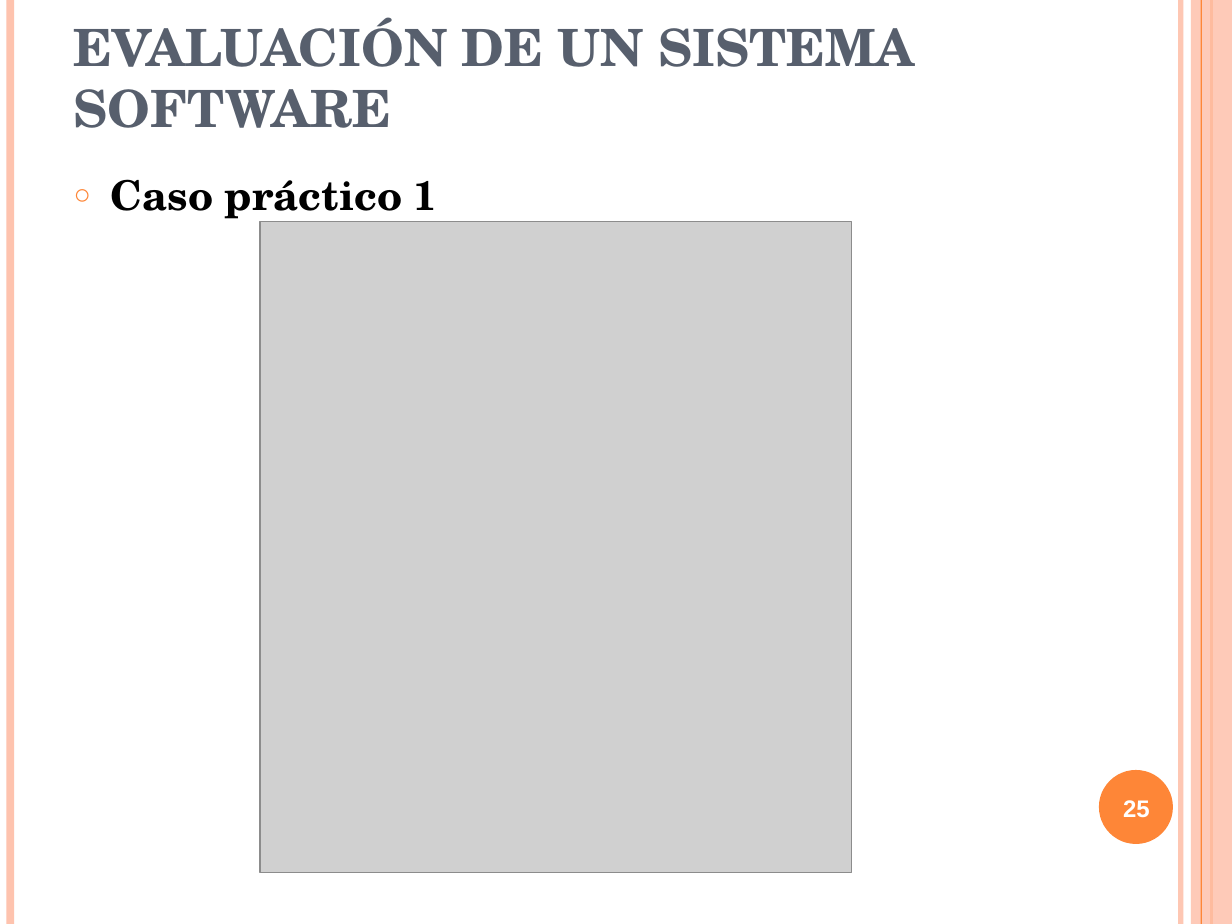
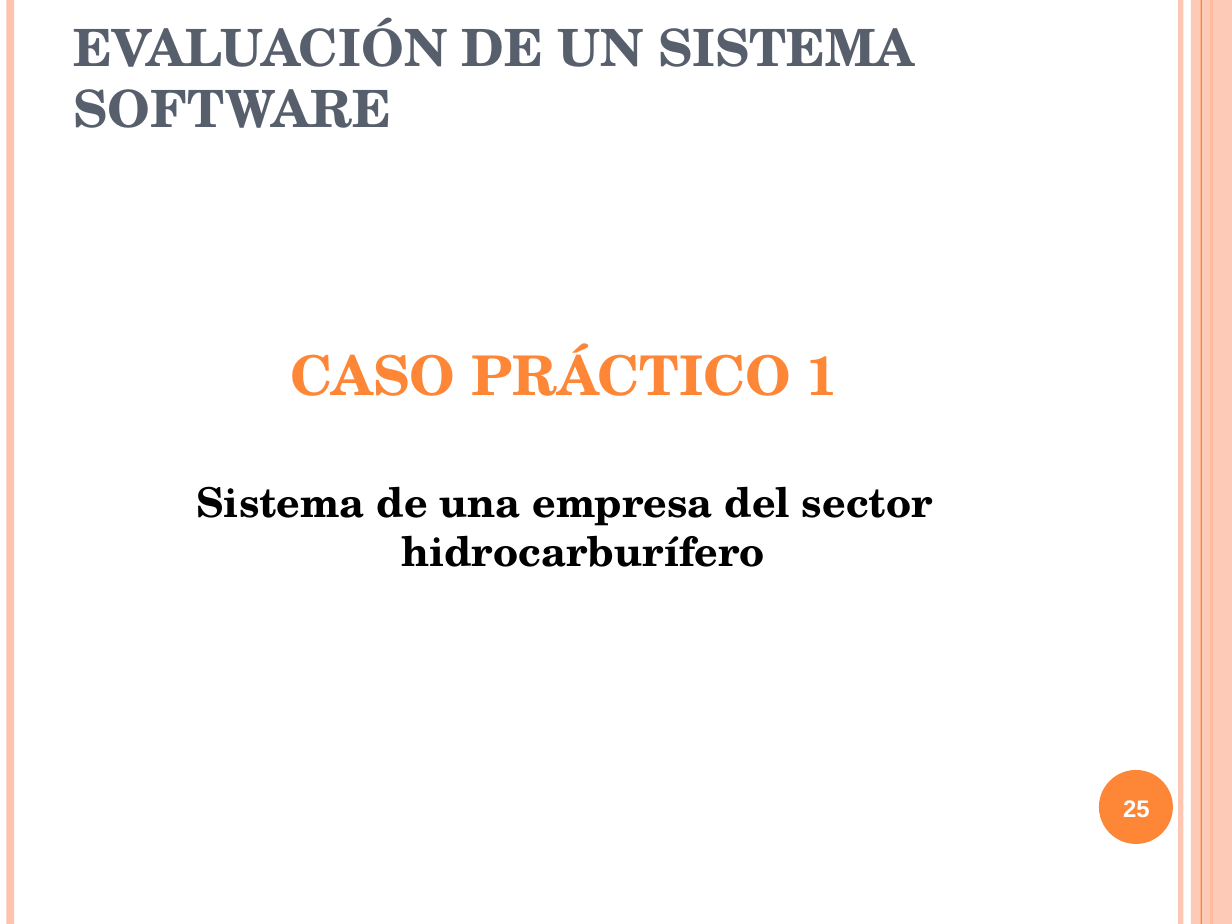
Before and after one commit to txedo/isi-auditoria, a slide deck: slide 25 of calidad/Trabajo/presentacion/presentacionCalidad.ppt. Drawn at 1232x924 pixels with LibreOffice and Linux fonts; fonts in the diff are those of the drawing; grey boxes stand for pictures. Boxes give left, top, right and bottom in pixels: in the first picture for what was removed or moved away, otherwise in the second. Text is boxed around its words. In the diff, an @@ line names an element or a change of style, - is before the commit and + after.

```diff
--- a/calidad/Trabajo/presentacion/presentacionCalidad.ppt
+++ b/calidad/Trabajo/presentacion/presentacionCalidad.ppt
@@ picture removed at (x1=260, y1=222, x2=851, y2=873) @@
@@ text at (x1=196, y1=343, x2=933, y2=567): text changed @@
-○ Caso práctico 1
+CASO PRÁCTICO 1
+Sistema de una empresa del sector hidrocarburífero
```
Also in this commit, not shown: 5 other slides changed, 10 slides added.
